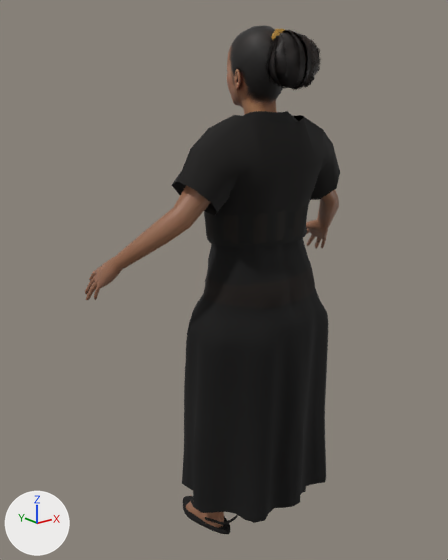
The glTF model campaigns/01_pachacutec/assets/models/pch_npc_villager.glb, before and after one commit.
Rendered twice from a 50 mm camera at (-1.081, -1.167, 1.213) aimed at (-0.057, 0.112, 0.701). The lights are fixed; the arrows at lower left show +X, +Y and +Z. The older version comes first. Where no turn or scale is listed for an object, it has been applied to the vertices. Vertices at exactly the same position are counted once.

In view in the first picture: 'body', 'clothes', 'head'.
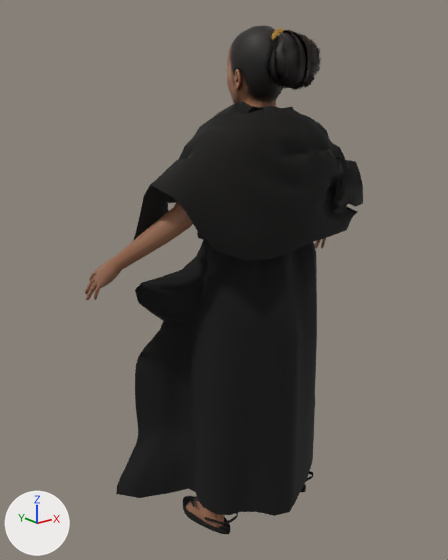
Where the change shows, as pixel boxes [x1, y1, x2, y2] in the pictures (448 x 560 px):
'clothes', reshaped (47% wider)
    before: [172, 111, 340, 534]
    after: [116, 101, 363, 534]
part 1 of me_clothes, rebuilt
    before: [182, 238, 328, 523]
    after: [116, 240, 317, 516]
part 2 of me_clothes, rebuilt (37% wider, 20% taller)
    before: [172, 115, 340, 248]
    after: [133, 101, 363, 261]

The change, as a diff of the scene's bpy script:
```diff
--- a/campaigns/01_pachacutec/assets/models/pch_npc_villager.glb.py
+++ b/campaigns/01_pachacutec/assets/models/pch_npc_villager.glb.py
@@ me_clothes @@
 # used by ob_clothes; location = (0.0, 0.0, 0.0)
-me_clothes.from_pydata(...)  # 2011 vertices, 3616 faces; spans x -0.263..0.263, y -0.146..0.219, z 0.001..1.155
+me_clothes.from_pydata(...)  # 2242 vertices, 4078 faces; spans x -0.363..0.417, y -0.149..0.247, z 0.001..1.178
+# me_clothes part 1: the loose piece of 1296 vertices spanning x -0.235..0.23, y -0.146..0.208, z 0.094..0.859 is rebuilt with 1438 vertices and now spans x -0.363..0.231, y -0.148..0.247, z 0.058..1.137
+# me_clothes part 2: the loose piece of 200 vertices spanning x -0.263..0.263, y -0.083..0.174, z 0.823..1.146 is rebuilt with 512 vertices and now spans x -0.352..0.417, y -0.149..0.195, z 0.786..1.178
+# other edits to the shape of me_clothes do not show in these pictures
 me_clothes.materials.append(mat_pch_cloth)
```
